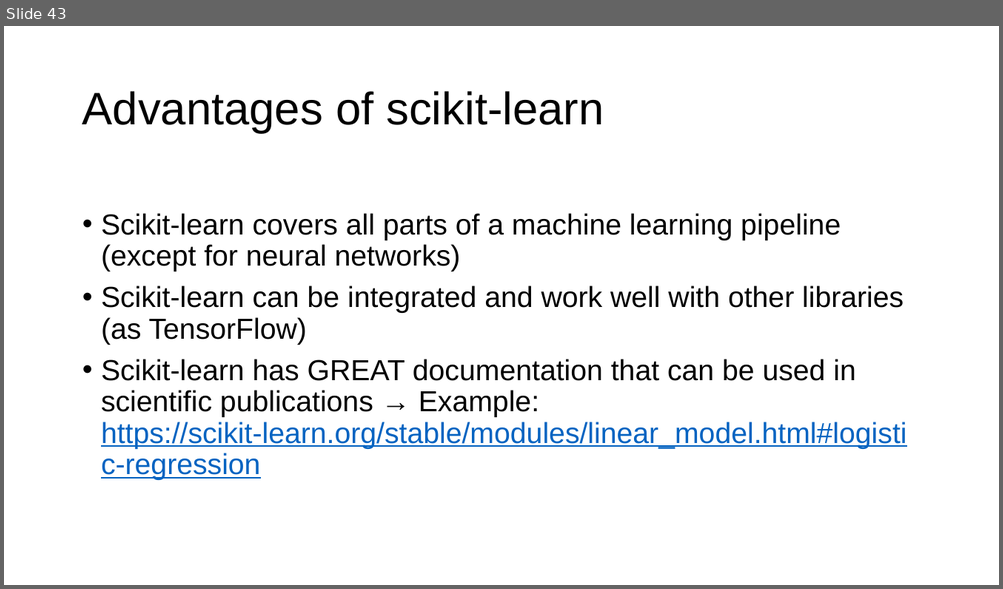
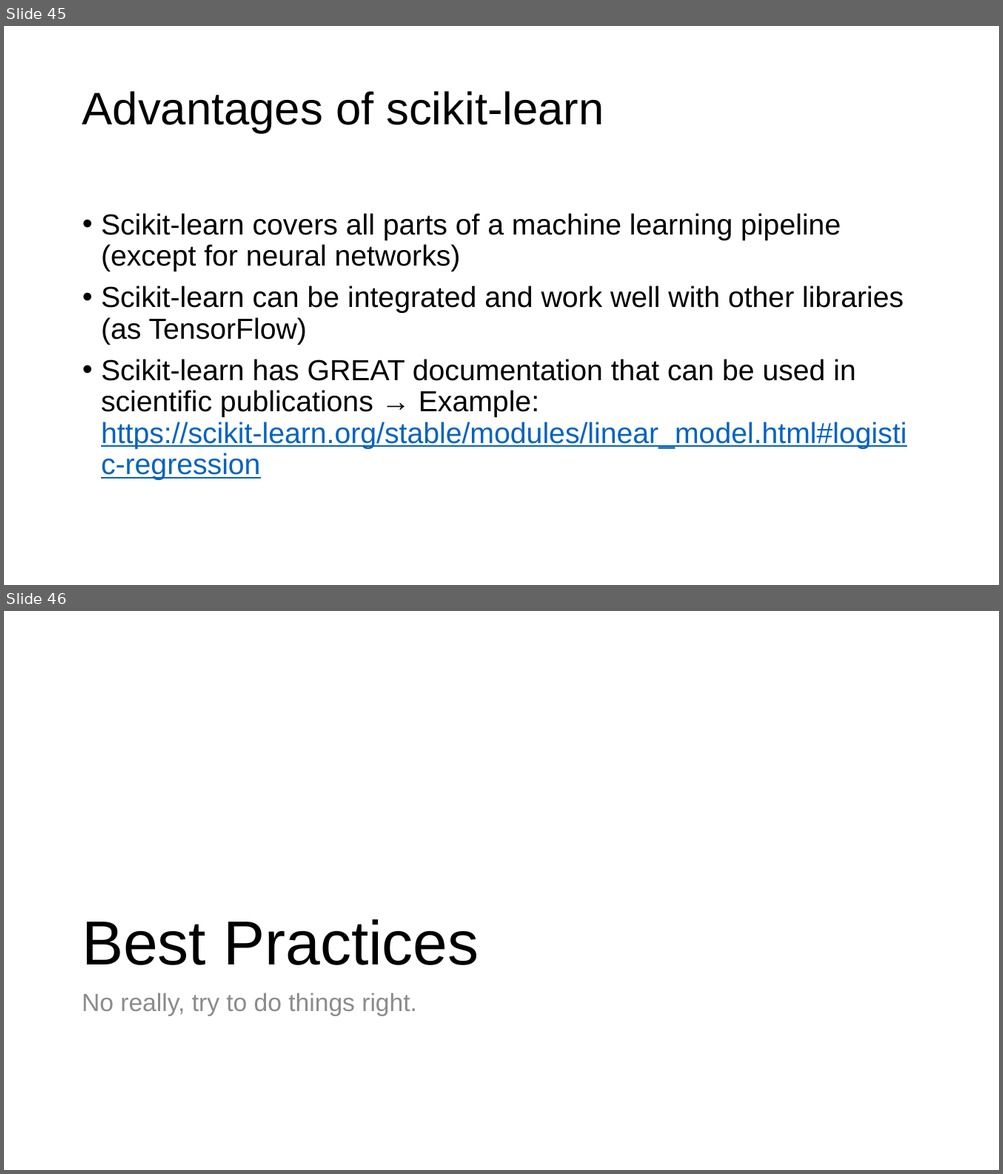
Before and after one commit to toelt-llc/MACHINE-LEARNING-SCHOOL-INAF, a slide deck: DAY1/04 - Introduction to python and scikit-learn/Introduction Python and Scikit-learn.pptx. Shown one above the other, each under a label of ours: slide 43 before the commit, slides 45 and 46 after it. The pictures are 1003x589 and 1003x1174 pixels, drawn with LibreOffice and Linux fonts; fonts in the diff are those of the drawing; background and template pictures are left out. Boxes give left, top, right and bottom in pixels: in the first picture for what was removed or moved away, otherwise in the second. Text is boxed around its words. In the diff, an @@ line names an element or a change of style, - is before the commit and + after.

```diff
--- a/DAY1/04 - Introduction to python and scikit-learn/Introduction Python and Scikit-learn.pptx
+++ b/DAY1/04 - Introduction to python and scikit-learn/Introduction Python and Scikit-learn.pptx
@@ slide 46 added at <box>4,611,999,1170</box>, background #FFFFFF @@
@@ title added at <box>82,920,478,965</box>, 45 pt, text #000000 @@
+Best Practices
@@ text added at <box>82,993,417,1016</box>, 18 pt, text #8C8C8C @@
+No really, try to do things right.
@@ what was slide 43 is now slide 45 @@
```
Also in this commit, not shown: 4 slides changed, 6 other slides added, 4 slides removed, 6 other files.
